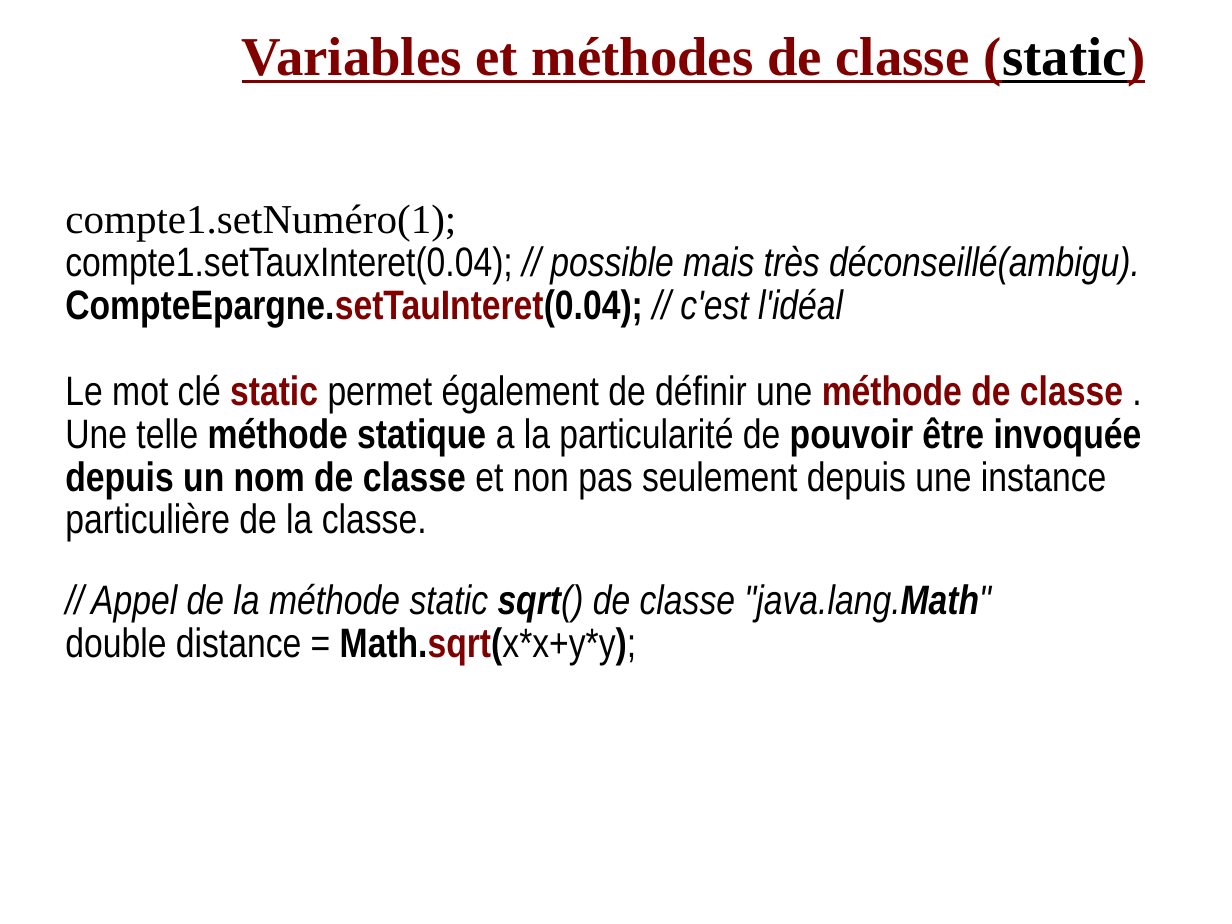
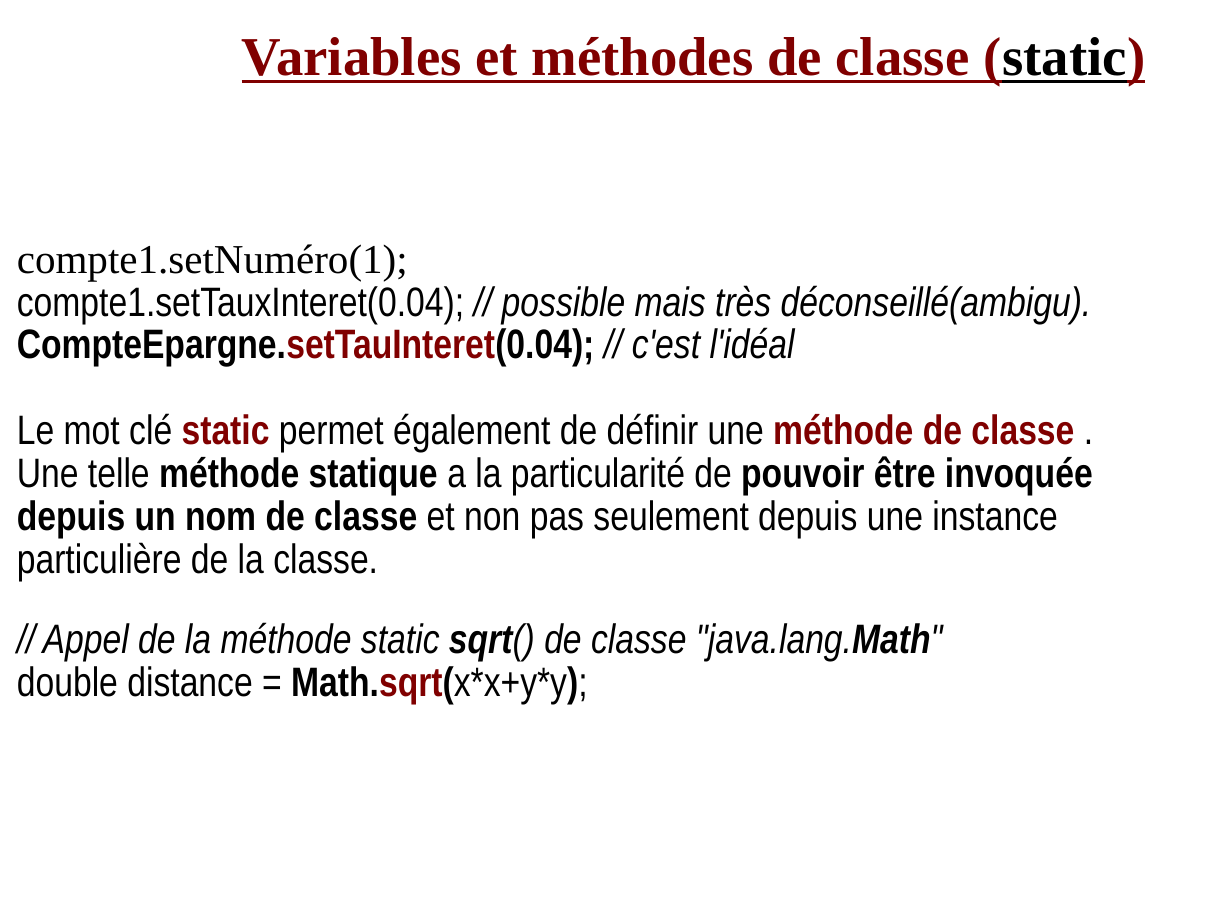
Before and after one commit to didier-tp/ob100dec2020, a slide deck: slide 27 of doc/concepts_objets_j1.ppt. Drawn at 1232x924 pixels with LibreOffice and Linux fonts; fonts in the diff are those of the drawing. Boxes give left, top, right and bottom in pixels: in the first picture for what was removed or moved away, otherwise in the second. Text is boxed around its words. In the diff, an @@ line names an element or a change of style, - is before the commit and + after.

```diff
--- a/doc/concepts_objets_j1.ppt
+++ b/doc/concepts_objets_j1.ppt
@@ text "compte1.setNuméro(1);": place and size @@
-text "compte1.setNuméro(1);" at [65,204,1142,664]
+text "compte1.setNuméro(1);" at [17,244,1093,704]
```
Also in this commit, not shown: 4 other slides changed, 12 other files.
